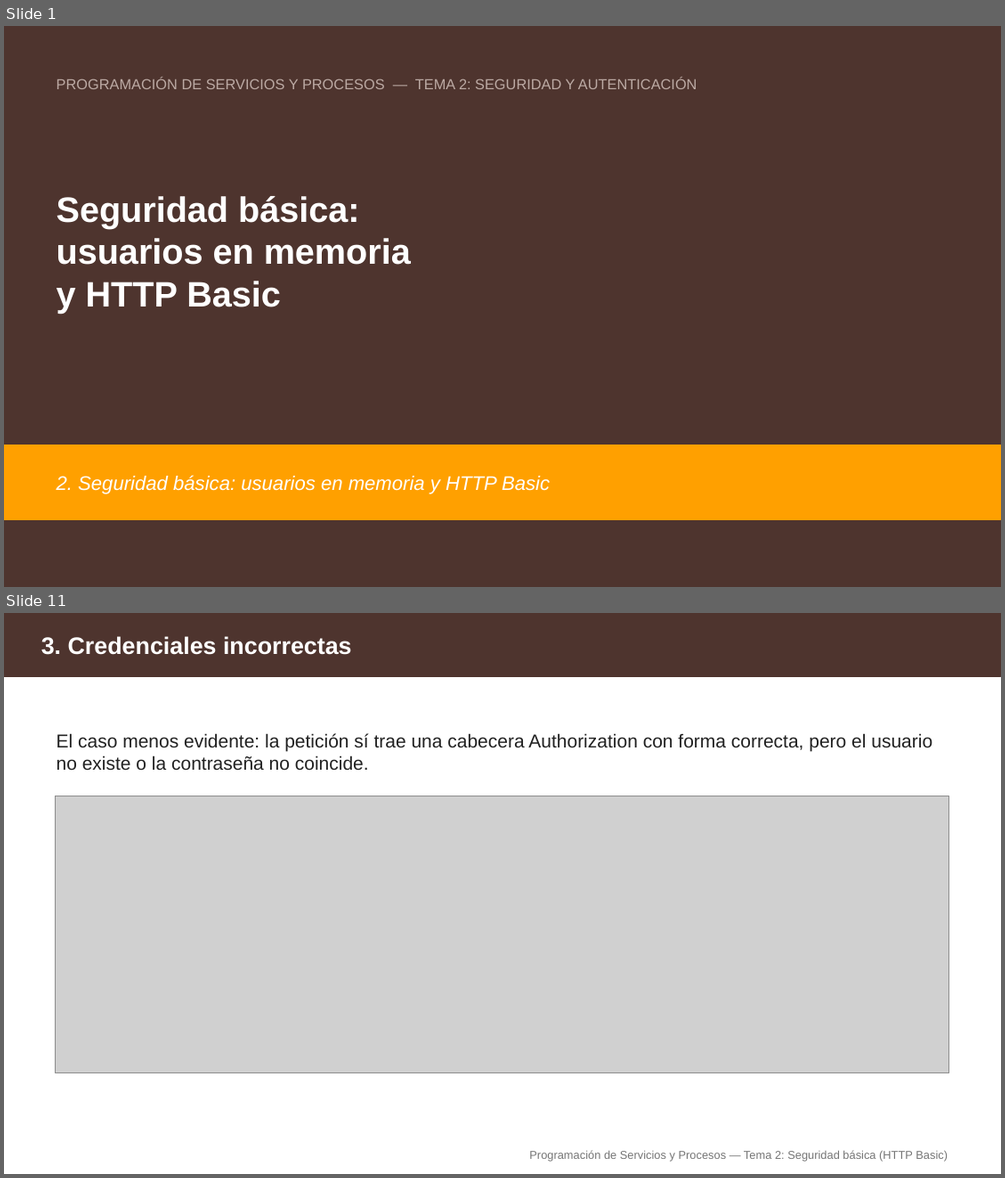
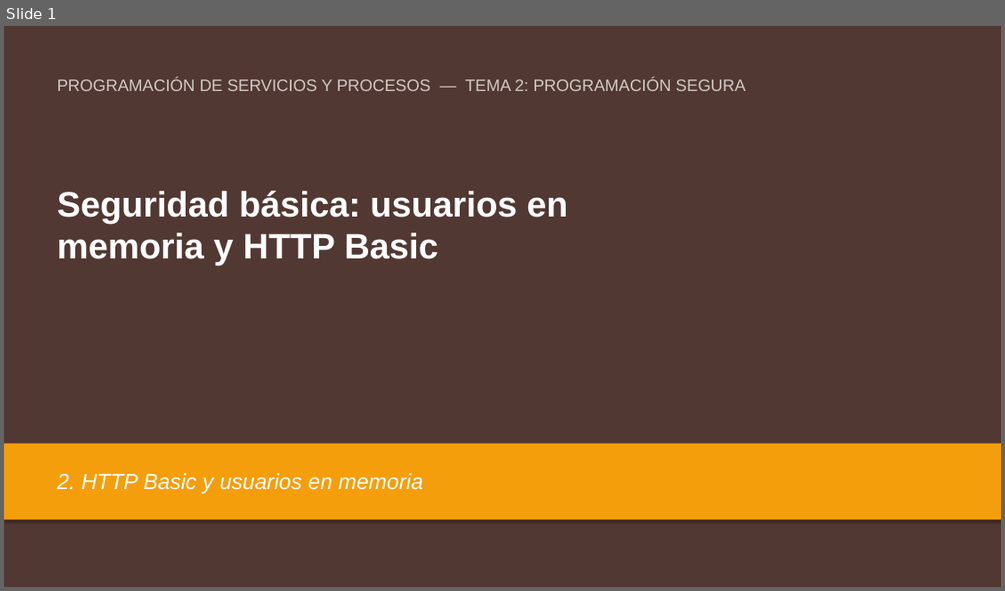
Before and after one commit to aitorventura/programacion-servicios-procesos, a slide deck: docs/tema2/diapositivas/seguridad-basica-http-basic.pptx. Shown one above the other, each under a label of ours: slides 1 and 11 before the commit, slide 1 after it; the slides between them are not shown. The pictures are 1005x1178 and 1005x591 pixels, drawn with LibreOffice and Linux fonts; fonts in the diff are those of the drawing; grey boxes stand for pictures. Boxes give left, top, right and bottom in pixels: in the first picture for what was removed or moved away, otherwise in the second. Text is boxed around its words. In the diff, an @@ line names an element or a change of style, - is before the commit and + after.

Commit message:
primeras sesiones de tema 2

```diff
--- a/docs/tema2/diapositivas/seguridad-basica-http-basic.pptx
+++ b/docs/tema2/diapositivas/seguridad-basica-http-basic.pptx
@@ slide 11 removed at bbox=[4, 613, 1001, 1174], background #FFFFFF @@
@@ rectangle removed at bbox=[4, 613, 1001, 676] @@
@@ text removed at bbox=[41, 636, 352, 655] @@
-3. Credenciales incorrectas
@@ text removed at bbox=[57, 733, 932, 771] @@
-El caso menos evidente: la petición sí trae una cabecera Authorization con forma correcta, pero el usuario no existe o la contraseña no coincide.
@@ picture removed at bbox=[56, 796, 949, 1073] @@
@@ text removed at bbox=[529, 1150, 947, 1161] @@
-Programación de Servicios y Procesos — Tema 2: Seguridad básica (HTTP Basic)
@@ slide 1 changed as well @@
@@ background #4E342E to #523832 @@
@@ text at bbox=[57, 78, 746, 91]: text changed; size 14 to 16 pt; text colour #BCAAA4 to #D2C9C5 @@
-PROGRAMACIÓN DE SERVICIOS Y PROCESOS — TEMA 2: SEGURIDAD Y AUTENTICACIÓN
+PROGRAMACIÓN DE SERVICIOS Y PROCESOS — TEMA 2: PROGRAMACIÓN SEGURA
@@ text at bbox=[57, 191, 567, 265]: text changed @@
-Seguridad básica:
-usuarios en memoria
-y HTTP Basic
+Seguridad básica: usuarios en
+memoria y HTTP Basic
@@ rectangle at bbox=[4, 443, 1001, 520]: fill #FFA000 to #F59E0B; outline #FFA000 1 pt to none; shadow on @@
@@ vertical alignment middle to top in 3 elements at bbox=[57, 191, 567, 265], bbox=[57, 78, 746, 91], bbox=[57, 473, 423, 493] @@
@@ text at bbox=[57, 473, 423, 493]: text changed; size 19 to 21 pt @@
-2. Seguridad básica: usuarios en memoria y HTTP Basic
+2. HTTP Basic y usuarios en memoria
```
Also in this commit, not shown: 2 other slides changed, 11 slides added, 26 other slides removed, 17 other files.
